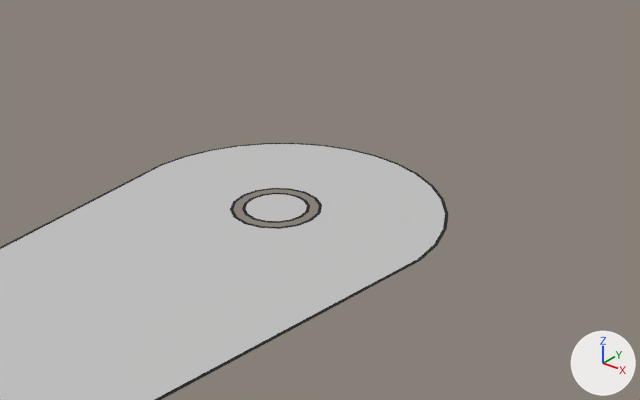
The Blender file res/parts.blend, before and after one commit.
Before and after are seen from a camera (50 mm lens) standing at (3.11, -3.48, 2.05) and looking at (0.25, 0.1, -0.16). Lighting does not change. The marker at lower right points along +X, +Y and +Z.
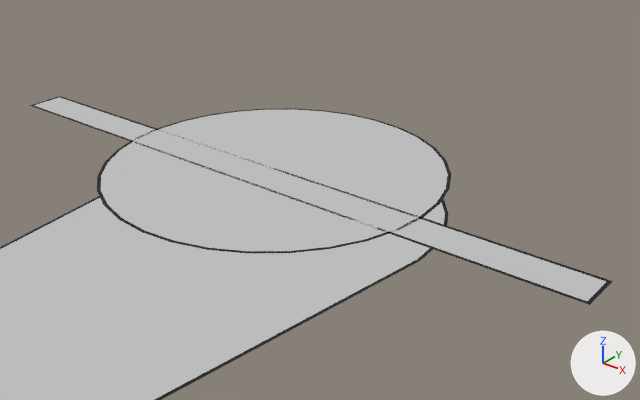
Commit message: Refactor parts structure

Boxes (x1, y1, x2, y2) around the edits, measured in the pictures (640 x 400 px):
'ball', added
    after: (97, 108, 451, 253)
    faces in mat_material: (101, 109, 448, 251)
    faces in mat_outline (black #000000): (97, 108, 451, 253)
'ground', added
    after: (30, 96, 613, 305)
    faces in mat_material: (34, 97, 606, 301)
    faces in mat_outline (black #000000): (30, 96, 613, 305)

The change, as a diff of the scene's bpy script:
```diff
--- a/res/parts.blend.py
+++ b/res/parts.blend.py
@@ me_plane @@
+me_plane.from_pydata([(-2.0, -0.25, 0.0), (2.0, -0.25, 0.0), (-2.0, 0.0, 0.0), (2.0, 0.0, 0.0), (-1.98, -0.02, 0.0), (-1.98, -0.23, 0.0), (1.98, -0.23, 0.0), (1.98, -0.02, 0.0)], [], [(5, 6, 7, 4), (5, 4, 2, 0), (6, 5, 0, 1), (7, 6, 1, 3), (4, 7, 3, 2)])
+for i in [*range(1, 5)]: me_plane.polygons[i].material_index = 1
+me_plane.materials.append(mat_material)
+me_plane.materials.append(mat_outline)  # black #000000
@@ me_circle @@
+me_circle.from_pydata(...)  # 64 vertices, 94 faces; spans x -1.0..1.0, y -1.0..1.0, z 0.0
+# faces by material slot: [30, 64]
+me_circle.materials.append(mat_material)
+me_circle.materials.append(mat_outline)  # black #000000
@@ ob_ground @@
+ob_ground = bpy.data.objects.new('ground', me_plane)
+ob_ground.location = (0.0, 0.0, 0.0)
@@ ob_ball @@
+ob_ball = bpy.data.objects.new('ball', me_circle)
+ob_ball.location = (0.0, 0.0, 0.0)
```
